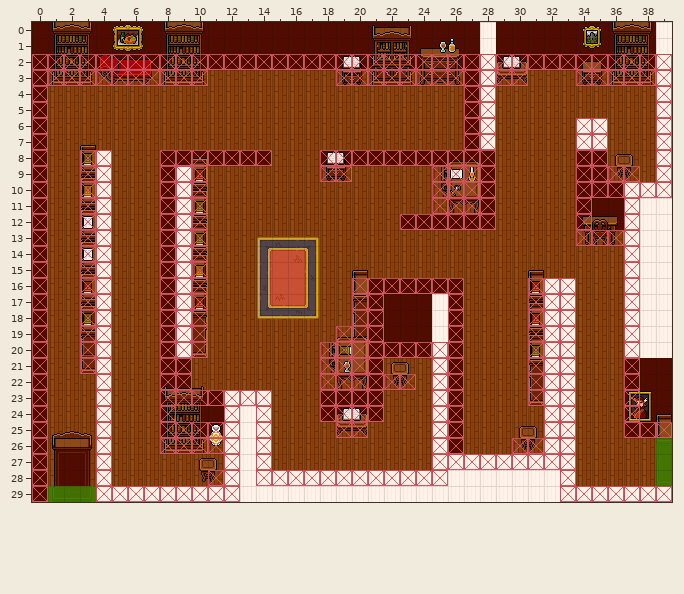
Two versions of a level (Tiled map, assets/maps/libraryfloor1.tmx). This is how it looked before the edit.
Cells are 16x16 px. Shown: x 0..39, y 0..29.
Now the later version:
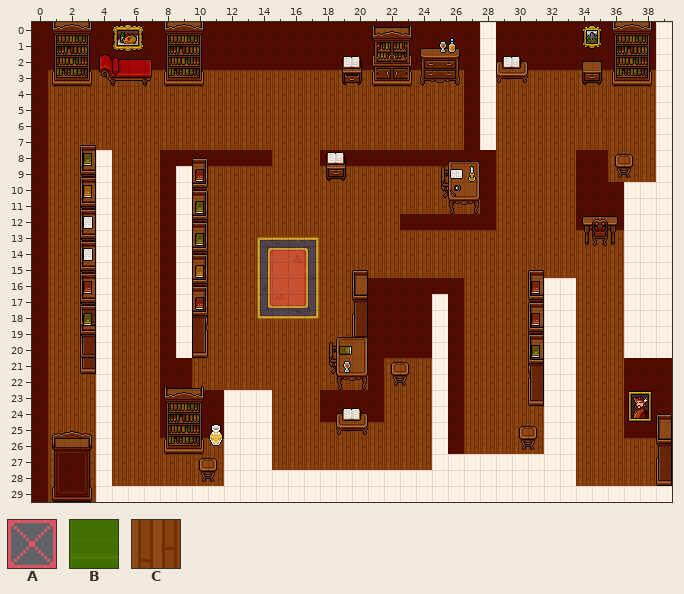
Key: from "collisionBox": A 0; from "exitBox": B 21; from "library_tileset": C 753.
_ is an empty cell, . an unchanged one.
See-through tiles are keyed as they look on the map.
What changed:
--- layer "path"
@@ x 34..35 @@
- 6 __
- 7 __
+ 6 CC
+ 7 CC
--- layer "Collision" (now hidden)
@@ x 0..39 @@
- 2 AAAAAAAAAAAAAAAAAAAAAAAAAAAAAAAAAAAAAAAA
- 3 AAAAAAAAAAA........AAAAAAAAAAAA...AAAAAA
- 4 A..........................AA..........A
- 5 A..........................AA..........A
- 6 A..........................AA.....AA...A
- 7 A..........................AA.....AA...A
- 8 A..AA...AAAAAAA...AAAAAAAAAAA.....AA...A
- 9 A..AA...AAA.......AA.....AAAA.....AAAA.A
-10 A..AA...AAA..............AAAA.....AAAAAA
-11 A..AA...AAA..............AAAA.....A..A..
-12 A..AA...AAA............AAAAAA.....A..A..
-13 A..AA...AAA.......................AAAA..
-14 A..AA...AAA..........................A..
-15 A..AA...AAA..........................A..
-16 A..AA...AAA.........AAAAAAA....AAA...A..
-17 A..AA...AAA.........AA....A....AAA...A..
-18 A..AA...AAA.........AA....A....AAA...A..
-19 A..AA...AAA........AAA....A....AAA...A..
-20 A..AA...AAA.......AAAAAAAAA....AAA...A..
-21 A..AA...AA........AAAA...AA....AAA...A..
-22 A...A...AA........AAAAAA.AA....AAA...A..
-23 A...A...AAAAAAA...AAAA...AA....AAA...A..
-24 A...A...A...A.A...AAAA...AA.....AA...A..
-25 A...A...AAAAA.A....AA....AA.....AA...AAA
-26 A...A...AAAAA.A..........AA...AAAA......
-27 A...A.......A.A..........AAAAAAAAA......
-28 A...A......AA.AAAAAAAAAAAA.......A......
-29 A...AAAAAAAAA....................AAAAAAA
+ 2 ________________________________________
+ 3 ___________........____________...______
+ 4 _..........................__.........._
+ 5 _..........................__.........._
+ 6 _..........................__.....__..._
+ 7 _..........................__.....__..._
+ 8 _..__..._______...___________.....__..._
+ 9 _..__...___.......__.....____.....____._
+10 _..__...___..............____.....______
+11 _..__...___..............____....._.._..
+12 _..__...___............______....._.._..
+13 _..__...___.......................____..
+14 _..__...___.........................._..
+15 _..__...___.........................._..
+16 _..__...___........._______....___..._..
+17 _..__...___.........__...._....___..._..
+18 _..__...___.........__...._....___..._..
+19 _..__...___........___...._....___..._..
+20 _..__...___......._________....___..._..
+21 _..__...__........____...__....___..._..
+22 _..._...__........______.__....___..._..
+23 _..._..._______...____...__....___..._..
+24 _..._..._..._._...____...__.....__..._..
+25 _..._..._____._....__....__.....__...___
+26 _..._..._____._..........__...____......
+27 _..._......._._.........._________......
+28 _..._......__.____________......._......
+29 _..._________...................._______
--- layer "ExitForward" (now hidden)
@@ x 1..3 @@
-29 BBB
+29 ___
--- layer "ExitBack" (now hidden)
@@ x 39..39 @@
-26 B
-27 B
-28 B
+26 _
+27 _
+28 _
Where, in picture pixels (left, top, right, bottom), the same in both pictures:
changed: (32, 54, 672, 502)
